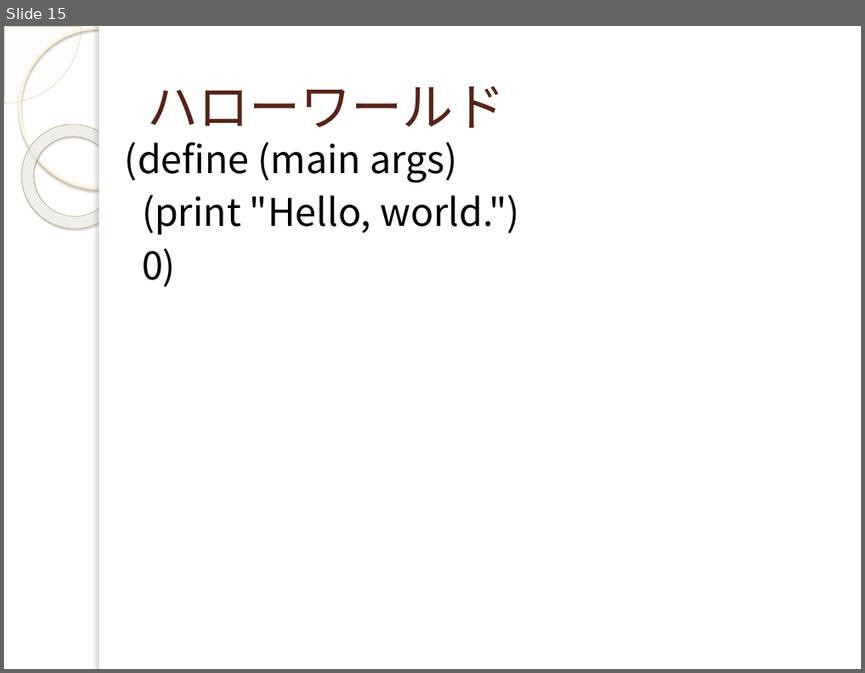
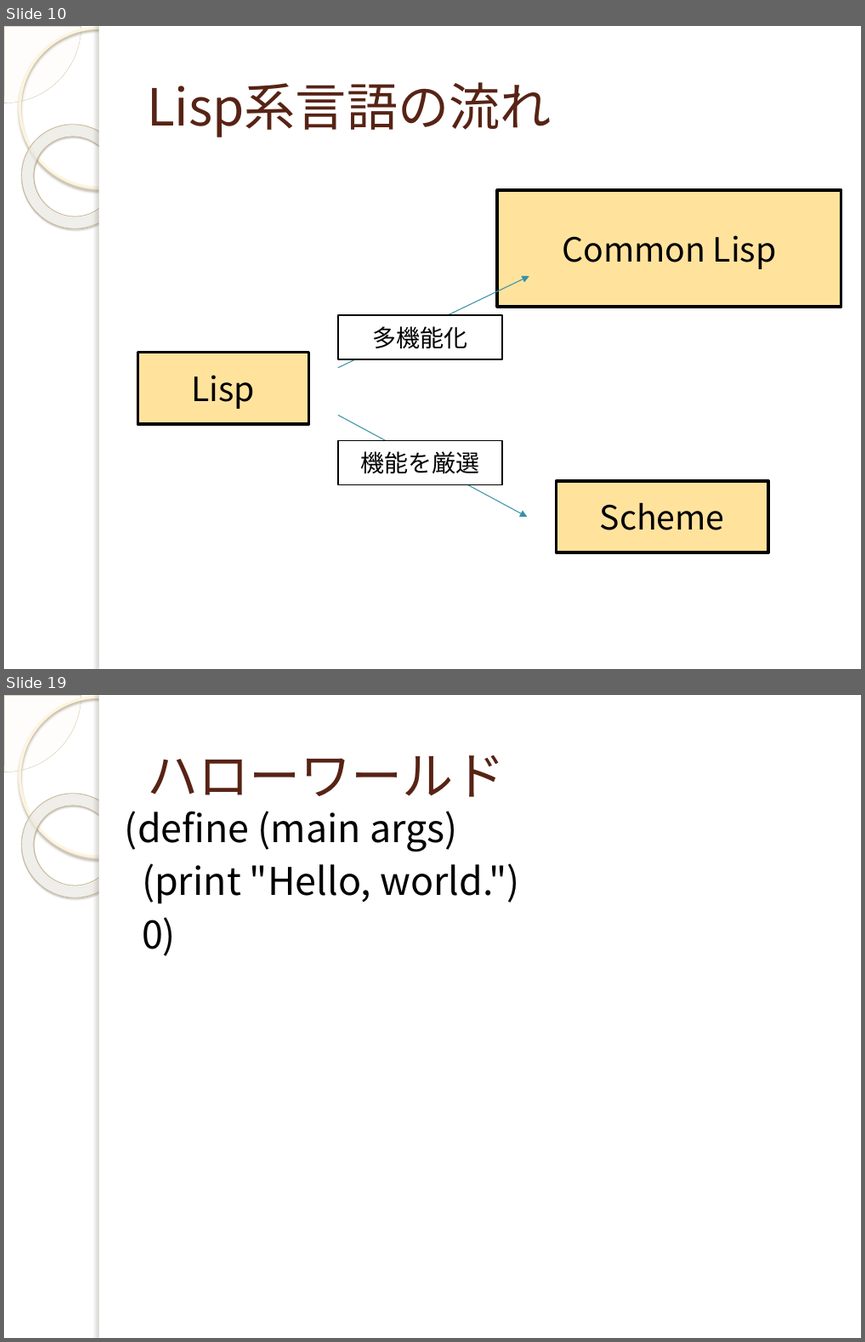
Before and after one commit to yuridonus/FEstudy, a slide deck: scheme.pptx. Shown one above the other, each under a label of ours: slide 15 before the commit, slides 10 and 19 after it; the slides between them are not shown. The pictures are 865x673 and 865x1342 pixels, drawn with LibreOffice and Linux fonts; fonts in the diff are those of the drawing; background and template pictures are left out. Boxes give left, top, right and bottom in pixels: in the first picture for what was removed or moved away, otherwise in the second. Text is boxed around its words. In the diff, an @@ line names an element or a change of style, - is before the commit and + after.

Commit message:
modify scheme

```diff
--- a/scheme.pptx
+++ b/scheme.pptx
@@ slide 10 added at [4,26,861,669], background picture (left out); not listed: 5 template elements that a slide beside it also shows @@
@@ title added at [147,82,551,137], 43 pt, text #572314 @@
+Lisp系言語の流れ
@@ rectangle added at [498,191,841,307], fill #FFE39D, outline #000000 2.5 pt, 28 pt, text #000000 @@
+Common Lisp
@@ arrow added from (338, 368) to (529, 276), #3891A7 0.75 pt @@
@@ rectangle added at [338,315,503,359], fill #FFFFFF, outline #000000 1 pt, 20 pt, text #000000 @@
+多機能化
@@ rectangle added at [137,352,309,425], fill #FFE39D, outline #000000 2.5 pt, 28 pt, text #000000 @@
+Lisp
@@ arrow added from (338, 415) to (527, 517), #3891A7 0.75 pt @@
@@ rectangle added at [338,441,503,485], fill #FFFFFF, outline #000000 1 pt, 20 pt, text #000000 @@
+機能を厳選
@@ rectangle added at [556,481,767,553], fill #FFE39D, outline #000000 2.5 pt, 28 pt, text #000000 @@
+Scheme
@@ what was slide 15 is now slide 19 @@
```
Also in this commit, not shown: 5 slides changed, 3 other slides added.
